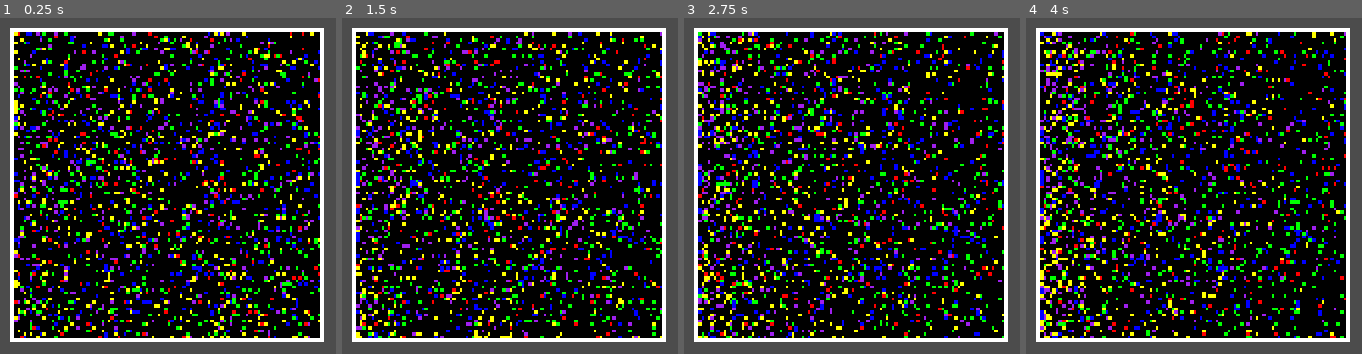
Above: before the commit, frames 1-4 (left to right).
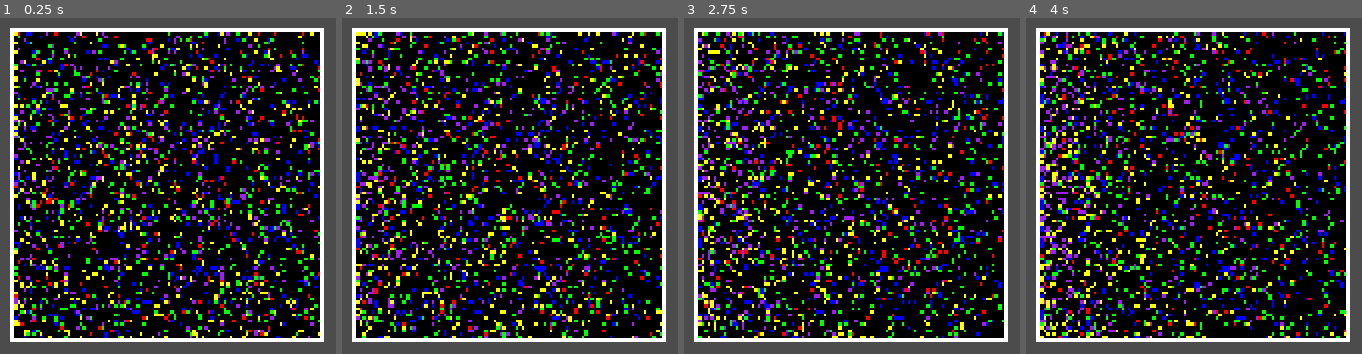
Above: after the commit, the same moments.

Repository: Crimeraaa-S1GMA/ParticlesGodotImplementation
Game: Godot game, scene res://Scenes/Core.tscn
Same seed, same stepped clock (60 frames per second), same inputs: the game is played once before the commit and once after it.
Inputs (mouse positions are in pixels of both pictures, inside the frame that each line leads up to):
- Up to frame 1 (0.25 s): no input
- Up to frame 2 (1.5 s): move the mouse to (outside the picture) at 0.52 s; press the mouse at (outside the picture) at 0.53 s; move the mouse to (outside the picture) at 1.27 s; release the mouse at (outside the picture) at 1.28 s; tap Space (space) at 1.35 s
- Up to frame 3 (2.75 s): move the mouse to (outside the picture) at 2.02 s; press the mouse at (outside the picture) at 2.03 s
- Up to frame 4 (4 s): move the mouse to (outside the picture) at 2.77 s; release the mouse at (outside the picture) at 2.78 s; tap Space (space) at 2.85 s; move the mouse to (outside the picture) at 3.52 s; press the mouse at (outside the picture) at 3.53 s

The runs differ from the first frame. In frame 1, 21% of the frame differs, in the area x 4-96%, y 4-96%; in frame 2, 27%; in frame 3, 27%; in frame 4, 27%.

Commit message:
Update Core.gd

Diff:
--- a/Scenes/Core.gd
+++ b/Scenes/Core.gd
@@ -116,8 +116,9 @@
 							var x_rand : int = (randi() % (int(sim_size.x) - 2)) + 1
 							var y_rand : int = (randi() % (int(sim_size.y) - 2)) + 1
 
-							particle_indexes[x_rand][y_rand] = ParticleTileData.new(4, sim_frame)
-							particle_indexes[x][y] = ParticleTileData.new(0, sim_frame)
+							if particle_indexes[x_rand][y_rand].particle_id == 0:
+								particle_indexes[x_rand][y_rand] = ParticleTileData.new(4, sim_frame)
+								particle_indexes[x][y] = ParticleTileData.new(0, sim_frame)
 					5:
 						if particle_indexes[x + particle_indexes[x][y].direction_x][y].particle_id == 0:
 							particle_indexes[x + particle_indexes[x][y].direction_x][y] = ParticleTileData.new(5, sim_frame, particle_indexes[x][y].direction_x, particle_indexes[x][y].direction_y)
